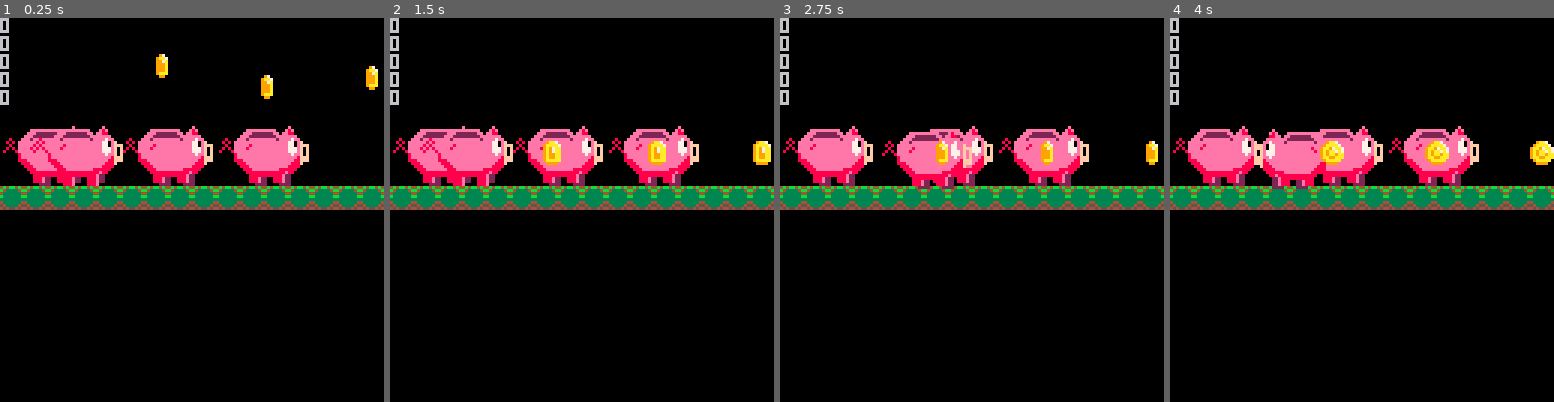
Above: before the commit, frames 1-4 (left to right).
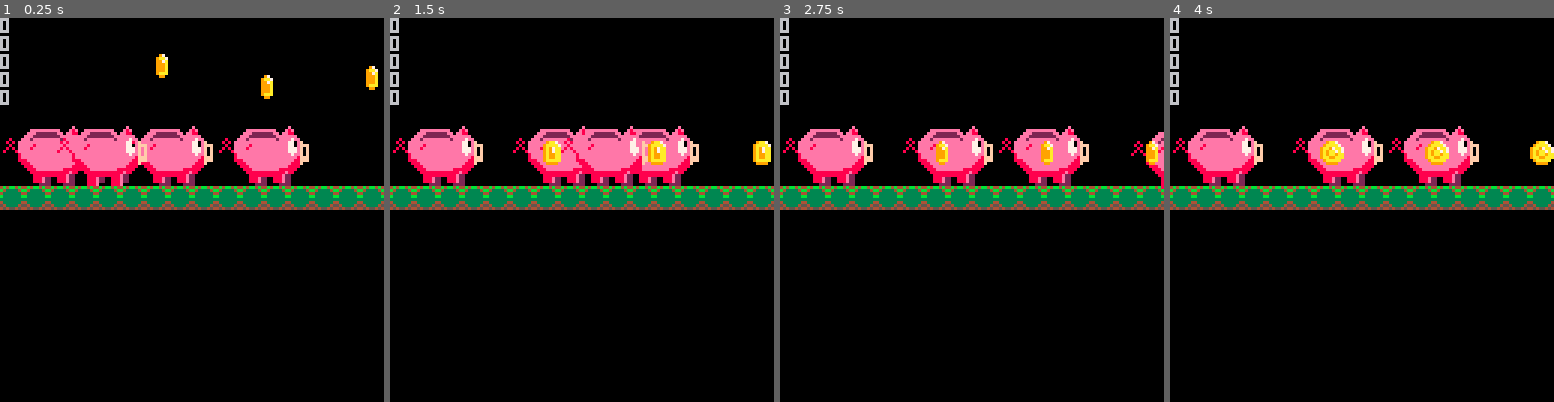
Above: after the commit, the same moments.

Repository: Houzvicka/ld44
Game: PICO-8 cartridge piggy.p8
Two runs of this game, one before a commit and one after it. Both use one fixed random seed, a clock stepped at 60 frames per second and the inputs below.
Inputs:
- Up to frame 1 (0.25 s): no input
- Up to frame 2 (1.5 s): no input
- Up to frame 3 (2.75 s): hold Right 1.6-2.1 s; hold Up 2.15-2.42 s; hold Right from 2.47 s (still down)
- Up to frame 4 (4 s): release Right at 3.03 s; hold Left 3.08-3.58 s

The runs differ from the first frame. In frame 1, 1.9% of the frame differs, in the area x 8-39%, y 28-44%; in frame 2, 3.5%, in the area x 8-68%, y 28-44%; in frame 3, 1.7%; in frame 4, 1.8%.

Commit message:
remove flipping, fix walking animation;

Diff:
--- a/piggy.p8
+++ b/piggy.p8
@@ -4,8 +4,9 @@
 //main
 
 function _init()
-	t,f,s=0,1,4 --tick,frame,step
+	t,fc,fp,s=0,1,1,4 --tick,frame,step
 	cs={1,2,3,4,5,6}
+	fs={64,68}
  game_over=false
  make_player()
 
@@ -18,7 +19,10 @@
 
 function _update()
 	t=(t+1)%s --tick fwd
- if (t==0) f=f%#cs+1
+ if (t==0)then
+  fc=fc%#cs+1
+  fp=fp%#fs+1
+ end
  move_player()
  move_coins()
 end
@@ -40,12 +44,10 @@
 	player.lives = 0
 	player.ncoin = 0
 	player.sprite = 64
-	player.flip = false
 end
 
 function animate_player()
- 	player.sprite+=4
-	if (player.sprite==72) player.sprite=64
+	player.sprite=fs[fp]
 end
 
 function move_player()
@@ -71,23 +73,21 @@
  --move player right
  if btn(1) then
    player.x+=1 --right
-   animate_player()
-   player.flip = false
  end
 
  --move player left
  if btn(0) then
    player.x-=1 --left
-   animate_player()
-   --flip the sprite
-   player.flip = true
  end
 
  --move to new position
  player.y+=player.dy
-end
+ player.x+=1
+ animate_player()
+end
+
 function draw_player()
-	spr(player.sprite,player.x,player.y,4,4,player.flip )
+	spr(player.sprite,player.x,player.y,4,4)
 end
 -->8
 //coin
@@ -127,7 +127,7 @@
 end
 
 function animate_coin(coin)
- coin.sprite=cs[f]
+ coin.sprite=cs[fc]
 end
 
 function move_coin(coin)
